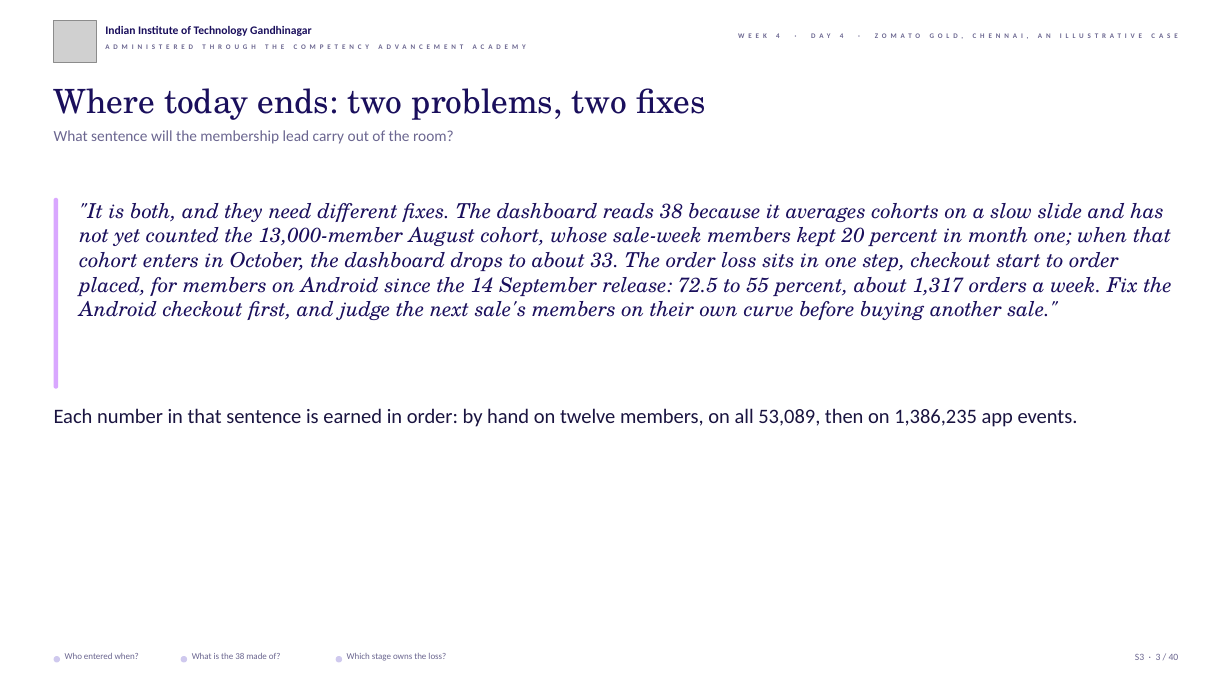
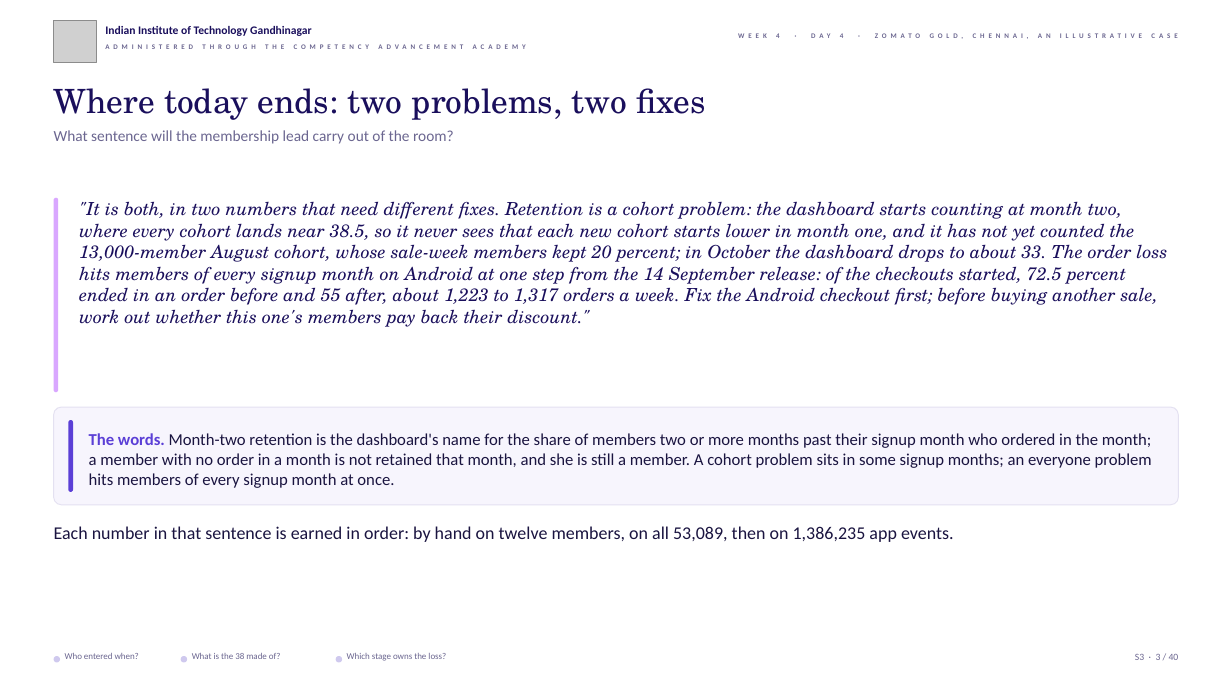
Before and after one commit to fde-academy-lab/c2-content-factory, a slide deck: slide 3 of content/W04/D4/slides/C2_W04_D04_half1_STUDENT.pptx. Drawn at 1232x693 pixels with LibreOffice and Linux fonts; fonts in the diff are those of the drawing; grey boxes stand for pictures; background and template pictures are left out. Boxes give left, top, right and bottom in pixels: in the first picture for what was removed or moved away, otherwise in the second. Text is boxed around its words. In the diff, an @@ line names an element or a change of style, - is before the commit and + after.

```diff
--- a/content/W04/D4/slides/C2_W04_D04_half1_STUDENT.pptx
+++ b/content/W04/D4/slides/C2_W04_D04_half1_STUDENT.pptx
@@ rounded rectangle: place and size @@
-rounded rectangle at bbox=[54, 198, 58, 389]
+rounded rectangle at bbox=[54, 198, 58, 393]
@@ text at bbox=[79, 201, 1168, 327]: text changed; size 16 to 14 pt @@
-"It is both, and they need different fixes. The dashboard reads 38 because it averages cohorts on a slow slide and has not yet counted the 13,000-member August cohort, whose sale-week members kept 20 percent in month one; when that cohort enters in October, the dashboard drops to about 33. The order loss sits in one step, checkout start to order placed, for members on Android since the 14 September release: 72.5 to 55 percent, about 1,317 orders a week. Fix the Android checkout first, and judge the next sale's members on their own curve before buying another sale."
+"It is both, in two numbers that need different fixes. Retention is a cohort problem: the dashboard starts counting at month two, where every cohort lands near 38.5, so it never sees that each new cohort starts lower in month one, and it has not yet counted the 13,000-member August cohort, whose sale-week members kept 20 percent; in October the dashboard drops to about 33. The order loss hits members of every signup month on Android at one step from the 14 September release: of the checkouts started, 72.5 percent ended in an order before and 55 after, about 1,223 to 1,317 orders a week. Fix the Android checkout first; before buying another sale, work out whether this one's members pay back their discount."
@@ rounded rectangle added at bbox=[54, 408, 1178, 506], fill #F7F5FD, outline #E4E1F1 0.75 pt @@
@@ rounded rectangle added at bbox=[68, 421, 73, 493], fill #5B3FD6 @@
@@ text added at bbox=[89, 433, 1152, 488], 13 pt, text #1A1440 @@
+The words. Month-two retention is the dashboard's name for the share of members two or more months past their signup month who ordered in the month; a member with no order in a month is not retained that month, and she is still a member. A cohort problem sits in some signup months; an everyone problem hits members of every signup month at once.
@@ text "Each number in that sentence ...": place and size @@
-text "Each number in that sentence ..." at bbox=[54, 408, 1078, 427]
+text "Each number in that sentence ..." at bbox=[54, 526, 954, 542]
@@ text "Each number in that sentence ..." at bbox=[54, 526, 954, 542]: size 16 to 14 pt; less space between paragraphs @@
```
Also in this commit, not shown: 23 other slides changed, 5 other files.
